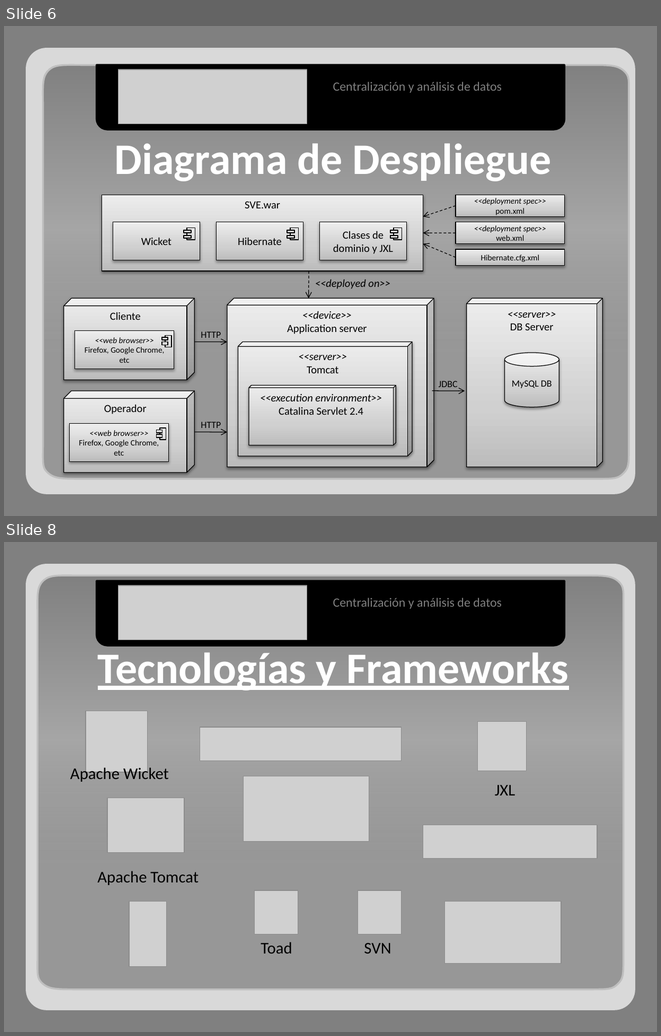
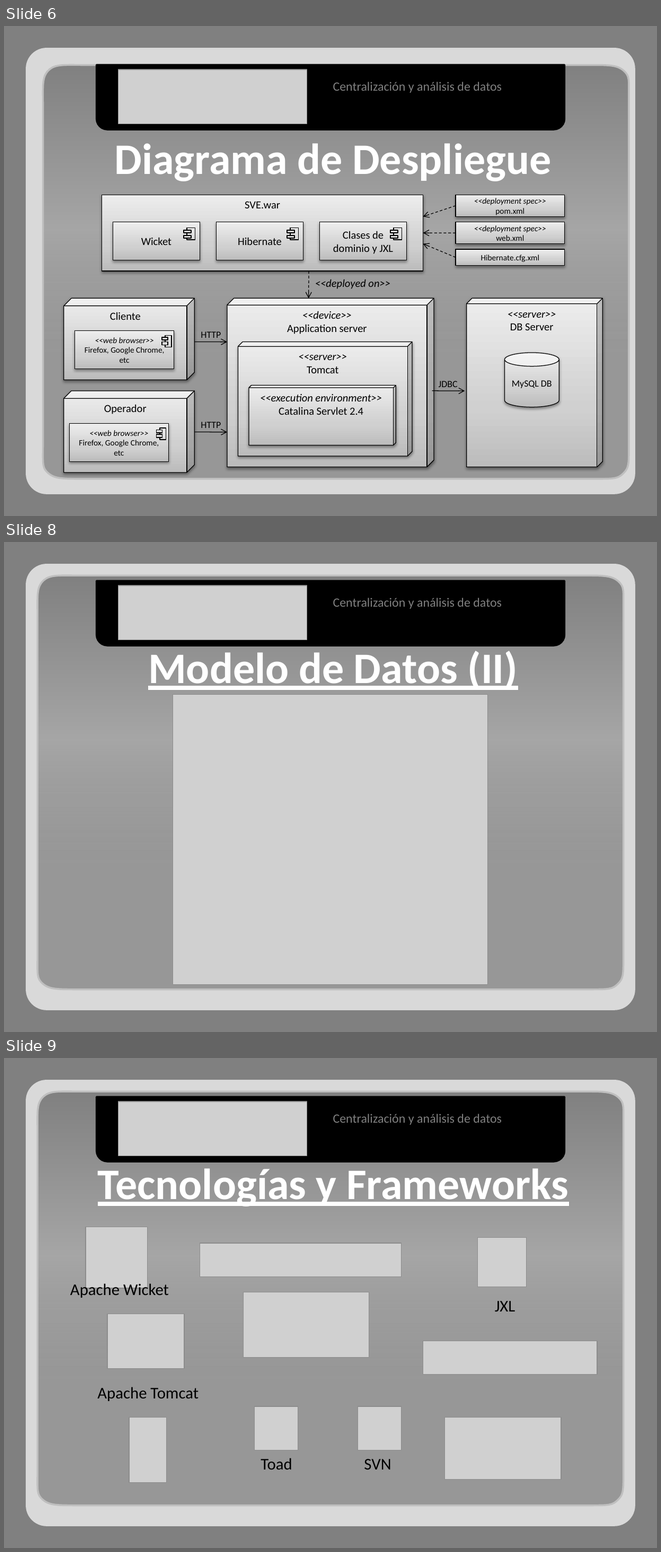
Before and after one commit to adrianachelotti/tallerdesarrollo1ero2011, a slide deck: Presentacion/Tecnica/Presentacion Tecnica.pptx. Shown one above the other, each under a label of ours: slides 6 and 8 before the commit, slides 6, 8 and 9 after it; the slides between them are not shown. The pictures are 661x1036 and 661x1552 pixels, drawn with LibreOffice and Linux fonts; fonts in the diff are those of the drawing; grey boxes stand for pictures. Boxes give left, top, right and bottom in pixels: in the first picture for what was removed or moved away, otherwise in the second. Text is boxed around its words. In the diff, an @@ line names an element or a change of style, - is before the commit and + after.

Commit message:
Modelo de datos partido y diagrama de componentes.

```diff
--- a/Presentacion/Tecnica/Presentacion Tecnica.pptx
+++ b/Presentacion/Tecnica/Presentacion Tecnica.pptx
@@ slide 8 added at [4,542,657,1032], background #808080 @@
@@ freeform shape added at [37,575,624,989], fill gradient #808080 to #A6A6A6, outline #BFBFBF 2 pt @@
@@ round same rect added at [97,581,565,646], fill #000000, outline #000000 2 pt @@
@@ picture added at [118,586,307,640] @@
@@ text added at [333,598,502,609], 14 pt, text #808080 @@
+Centralización y análisis de datos
@@ text added at [148,651,518,690], 48 pt, text #FFFFFF, bold, underline @@
+Modelo de Datos (II)
@@ picture added at [173,694,487,984] @@
@@ group added at [26,564,635,1010]: 5 rounded rectangles @@
@@ what was slide 8 is now slide 9 @@
```
Also in this commit, not shown: 2 slides changed.
